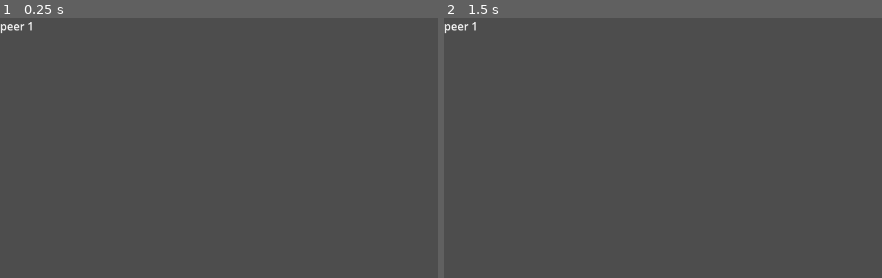
Above: before the commit, frames 1-2 (left to right).
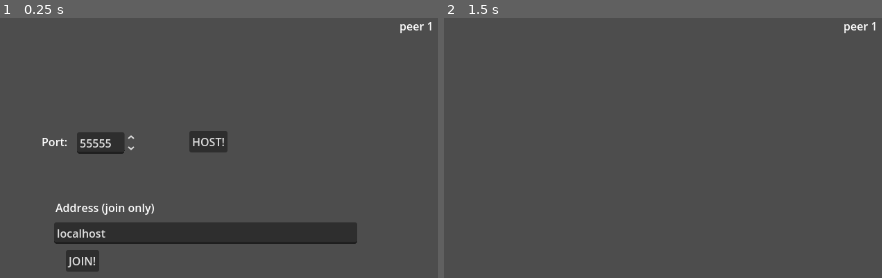
Above: after the commit, the same moments.

Repository: IwailerI/repka-simon-says
Game: Godot game, scene res://lobby.tscn
Same seed, same stepped clock (60 frames per second), same inputs: the game is played once before the commit and once after it.
Inputs (mouse positions are in pixels of both pictures, inside the frame that each line leads up to):
- Up to frame 1 (0.25 s): no input
- Up to frame 2 (1.5 s): click (654, 142) at 0.5 s, where only the run after the commit has a clickable "HOST!"; tap Enter at 1.25 s

The runs differ from the first frame. In frame 1, 8.2% of the frame differs, in the area x 0-99%, y 1-98%; in frame 2, 0.3%.

Commit message:
implement better lobby

Diff:
--- a/lobby.gd
+++ b/lobby.gd
@@ -1,23 +1,35 @@
 extends Node
 
-
-const SERVER_PORT: int = 55555
 
 @onready var label: Label = $Label
 @onready var should_host := "--host" in OS.get_cmdline_user_args()
 @onready var button: Button = $Button
+@onready var port: SpinBox = $Port
+@onready var address: LineEdit = $Address
+@onready var join_button: Button = $JoinButton
+@onready var host_button: Button = $HostButton
+
+func _ready() -> void:
+	button.hide()
+
+	join_button.pressed.connect(func() -> void:
+		get_tree().call_group("temporary", "hide")
+
+		var peer := ENetMultiplayerPeer.new()
+		peer.create_server(int(port.value))
+		multiplayer.multiplayer_peer = peer
+
+		button.show()
+	)
+	host_button.pressed.connect(func() -> void:
+		get_tree().call_group("temporary", "hide")
+
+		var peer := ENetMultiplayerPeer.new()
+		peer.create_client(address.text, int(port.value))
+		multiplayer.multiplayer_peer = peer
+	)
 
 
-func _ready() -> void:
-	var peer := ENetMultiplayerPeer.new()
-	if should_host:
-		peer.create_server(SERVER_PORT)
-		button.show()
-	else:
-		peer.create_client("127.0.0.1", SERVER_PORT)
-		button.queue_free()
-
-	multiplayer.multiplayer_peer = peer
 	multiplayer.peer_connected.connect(_on_peer_connected)
 
 	label.text += "peer %d\n" % multiplayer.get_unique_id()
@@ -26,6 +38,9 @@
 	multiplayer.server_disconnected.connect(func() -> void:
 		printerr("client disconnected")
 		get_tree().quit(1)
+	)
+	multiplayer.connection_failed.connect(func() -> void:
+		label.text += "connection failed\n"
 	)
 
 
--- a/lobby.tscn
+++ b/lobby.tscn
@@ -16,6 +16,7 @@
 anchors_preset = 15
 anchor_right = 1.0
 anchor_bottom = 1.0
+offset_left = 576.0
 grow_horizontal = 2
 grow_vertical = 2
 
@@ -32,3 +33,52 @@
 grow_horizontal = 0
 grow_vertical = 0
 text = "Start"
+
+[node name="Port" type="SpinBox" parent="." groups=["temporary"]]
+layout_mode = 0
+offset_left = 111.2728
+offset_top = 165.36362
+offset_right = 197.8353
+offset_bottom = 196.36362
+max_value = 65535.0
+value = 55555.0
+
+[node name="Address" type="LineEdit" parent="." groups=["temporary"]]
+layout_mode = 0
+offset_left = 78.0
+offset_top = 295.0
+offset_right = 515.0
+offset_bottom = 326.0
+text = "localhost"
+
+[node name="HostButton" type="Button" parent="." groups=["temporary"]]
+layout_mode = 0
+offset_left = 273.0
+offset_top = 163.0
+offset_right = 328.0
+offset_bottom = 194.0
+text = "HOST!"
+
+[node name="JoinButton" type="Button" parent="." groups=["temporary"]]
+layout_mode = 0
+offset_left = 95.0
+offset_top = 335.0
+offset_right = 143.0
+offset_bottom = 366.0
+text = "JOIN!"
+
+[node name="Label2" type="Label" parent="." groups=["temporary"]]
+layout_mode = 0
+offset_left = 60.0
+offset_top = 167.0
+offset_right = 100.0
+offset_bottom = 190.0
+text = "Port:"
+
+[node name="Label3" type="Label" parent="." groups=["temporary"]]
+layout_mode = 0
+offset_left = 80.0
+offset_top = 262.0
+offset_right = 120.0
+offset_bottom = 285.0
+text = "Address (join only)"
